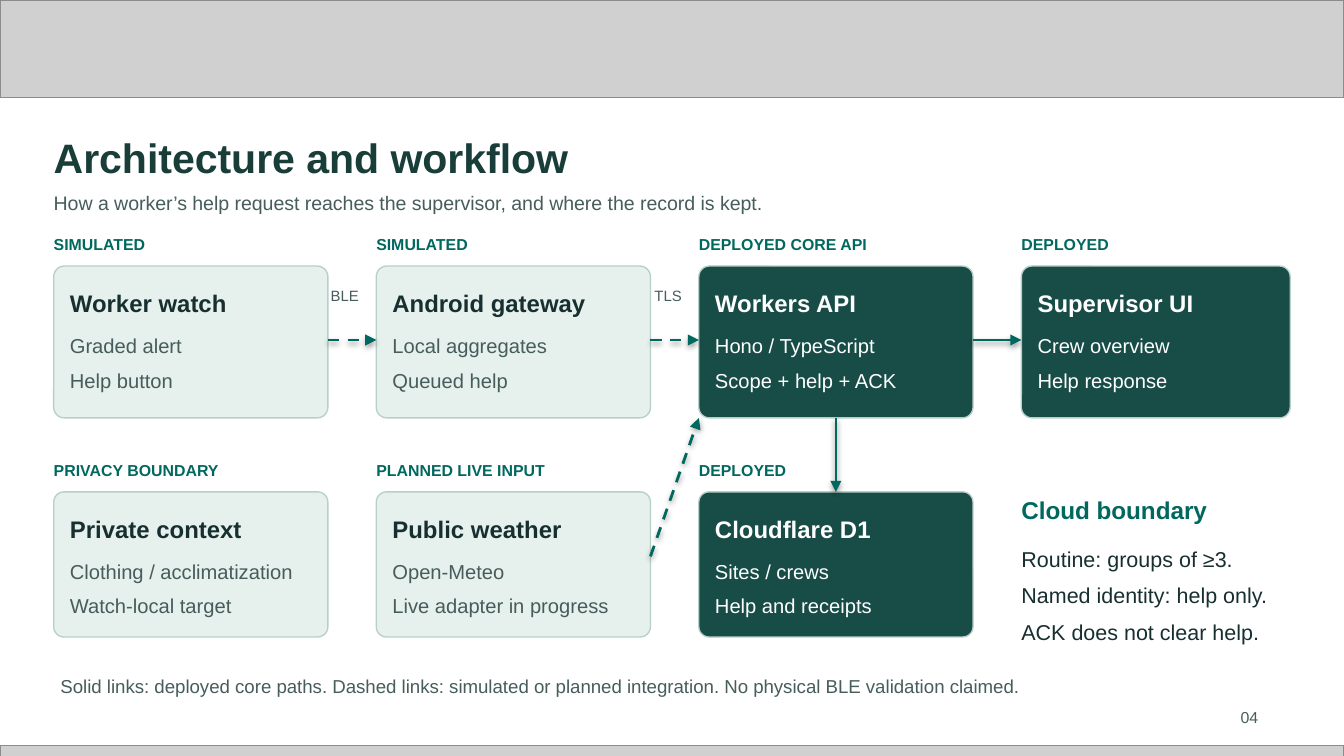
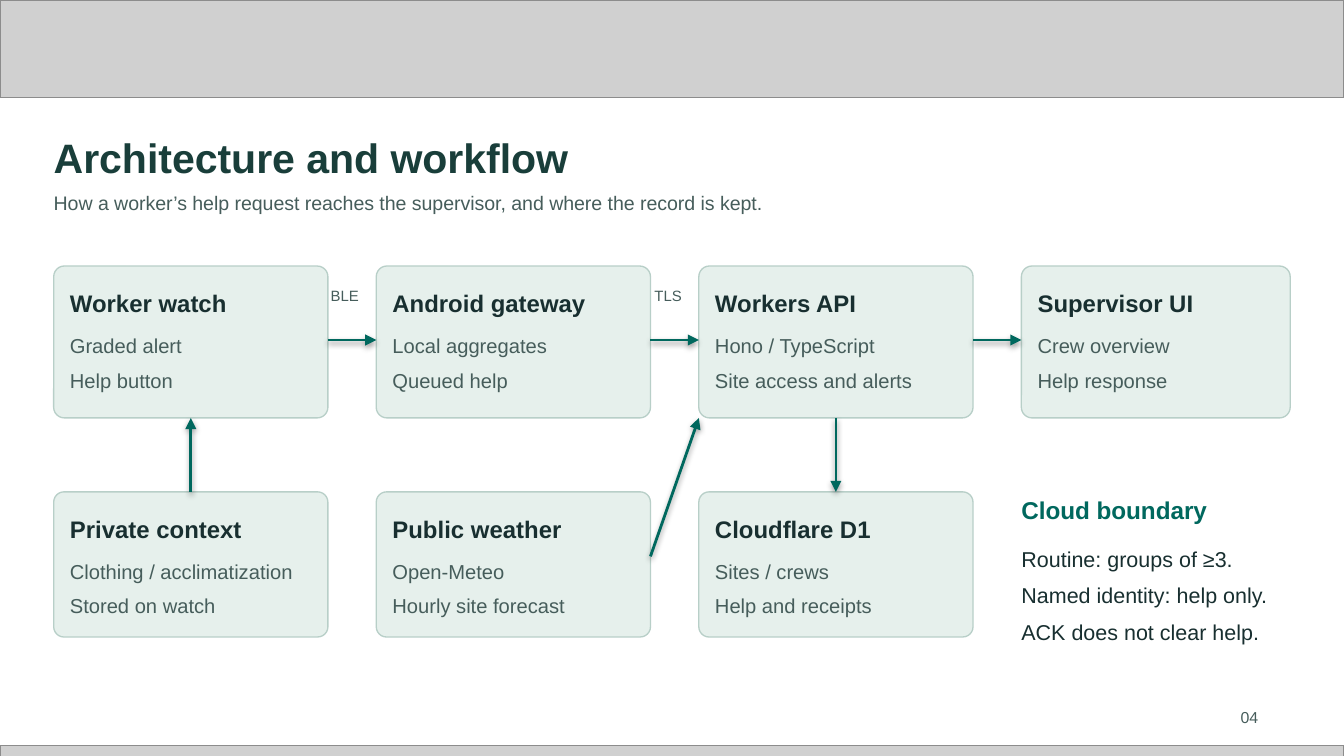
Before and after one commit to sammydamz/exaclim, a slide deck: slide 4 of downloads/submission/Exaclim_Future_Health_Submission.pptx. Drawn at 1344x756 pixels with LibreOffice and Linux fonts; fonts in the diff are those of the drawing; grey boxes stand for pictures. Boxes give left, top, right and bottom in pixels: in the first picture for what was removed or moved away, otherwise in the second. Text is boxed around its words. In the diff, an @@ line names an element or a change of style, - is before the commit and + after.

```diff
--- a/downloads/submission/Exaclim_Future_Health_Submission.pptx
+++ b/downloads/submission/Exaclim_Future_Health_Submission.pptx
@@ text removed at box(54, 239, 145, 250) @@
-SIMULATED
@@ text removed at box(376, 239, 467, 250) @@
-SIMULATED
@@ text removed at box(699, 239, 866, 250) @@
-DEPLOYED CORE API
@@ text removed at box(1021, 239, 1108, 250) @@
-DEPLOYED
@@ arrow (328, 340) - (376, 340): stroke #00685E 1.5 pt dashed to #00685E 1.5 pt @@
@@ arrow (650, 340) - (699, 340): stroke #00685E 1.5 pt dashed to #00685E 1.5 pt @@
@@ text at box(715, 338, 875, 357): text colour #FFFFFF to #465D5B in "Hono / TypeScript" @@
@@ text "Crew overview" at box(1038, 338, 1170, 392): text colour #FFFFFF to #465D5B @@
@@ text at box(715, 373, 912, 388): text changed; text colour #FFFFFF to #465D5B @@
-Scope + help + ACK
+Site access and alerts
@@ arrow added from (191, 492) to (191, 418), #00685E 1.5 pt @@
@@ arrow (650, 556) - (699, 418): stroke #00685E 1.5 pt dashed to #00685E 1.5 pt @@
@@ text removed at box(54, 465, 218, 476) @@
-PRIVACY BOUNDARY
@@ text removed at box(376, 465, 545, 476) @@
-PLANNED LIVE INPUT
@@ text removed at box(699, 465, 786, 476) @@
-DEPLOYED
@@ fill #174C47 to #E6F0EC in 3 elements at box(699, 266, 973, 418), box(1021, 266, 1290, 418), box(699, 492, 973, 637) @@
@@ text colour #FFFFFF to #182F30 in 3 elements at box(715, 294, 856, 313), box(1038, 294, 1193, 317), box(715, 520, 871, 539) @@
@@ text "Sites / crews" at box(715, 564, 872, 617): text colour #FFFFFF to #465D5B @@
@@ text at box(70, 598, 216, 613): text changed @@
-Watch-local target
+Stored on watch
@@ text at box(392, 598, 565, 617): text changed @@
-Live adapter in progress
+Hourly site forecast
@@ text removed at box(60, 679, 1019, 697) @@
-Solid links: deployed core paths. Dashed links: simulated or planned integration. No physical BLE validation claimed.
```
Also in this commit, not shown: 6 other files.
